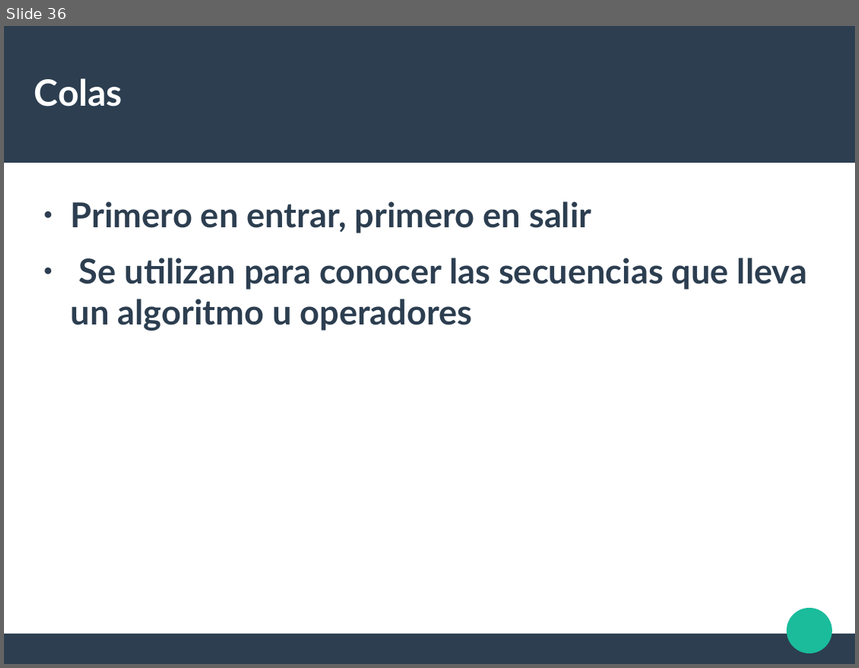
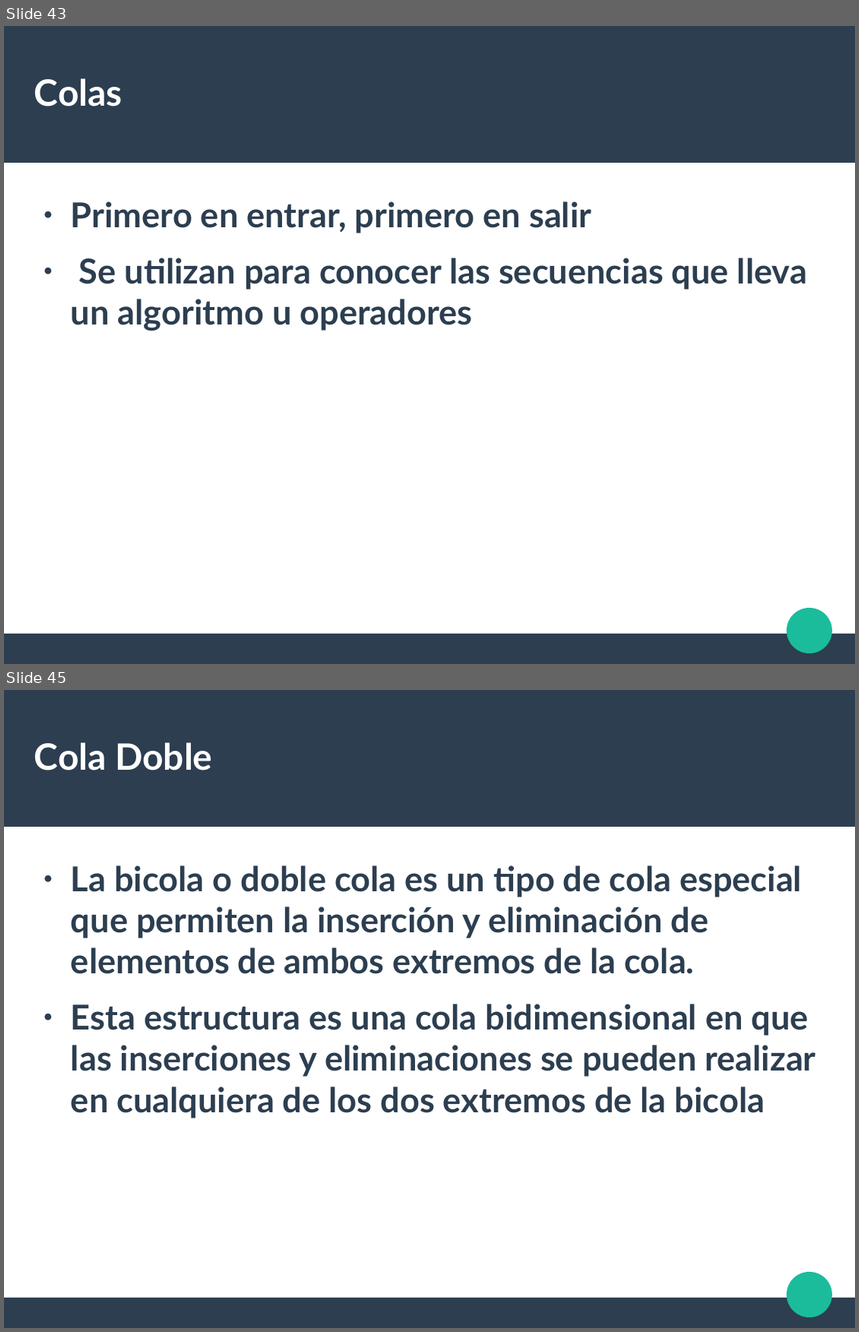
Before and after one commit to liowiki/EDA1-20192, a slide deck: Tema1.odp. Shown one above the other, each under a label of ours: slide 36 before the commit, slides 43 and 45 after it; the slides between them are not shown. The pictures are 859x668 and 859x1332 pixels, drawn with LibreOffice and Linux fonts; fonts in the diff are those of the drawing. Boxes give left, top, right and bottom in pixels: in the first picture for what was removed or moved away, otherwise in the second. Text is boxed around its words. In the diff, an @@ line names an element or a change of style, - is before the commit and + after.

```diff
--- a/Tema1.odp
+++ b/Tema1.odp
@@ slide 45 added at [4,690,855,1328], background #FFFFFF; not listed: 3 template elements that a slide beside it also shows @@
@@ title added at [34,742,212,771], 33.9 pt, text #FFFFFF, bold @@
+Cola Doble
@@ text added at [71,866,816,1119], 32 pt, text #2C3E50, bold @@
+● La bicola o doble cola es un tipo de cola especial que permiten la inserción y eliminación de elementos de ambos extremos de la cola.
+● Esta estructura es una cola bidimensional en que las inserciones y eliminaciones se pueden realizar en cualquiera de los dos extremos de la bicola
@@ what was slide 36 is now slide 43 @@
```
Also in this commit, not shown: 11 other slides added.
